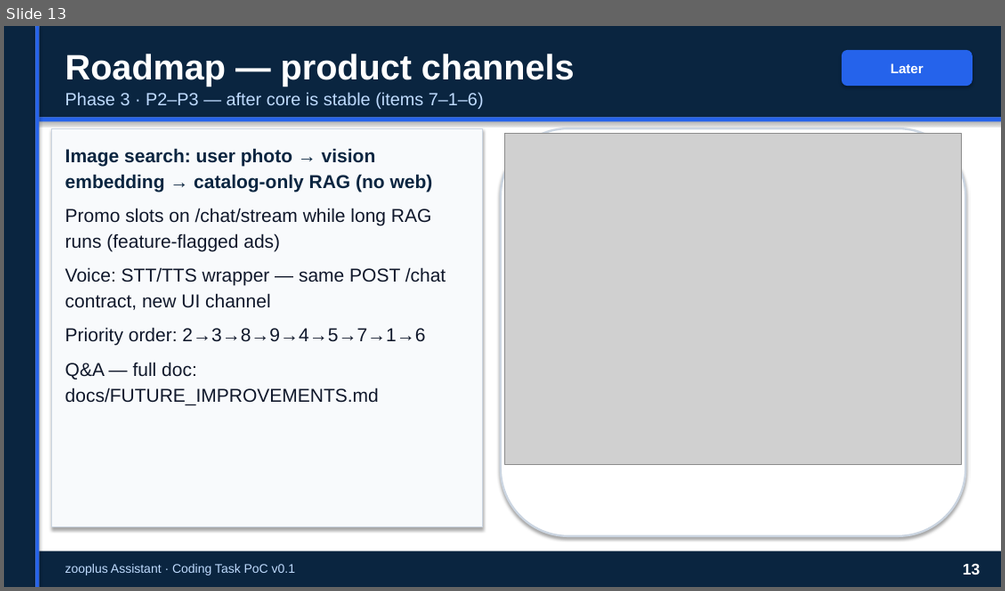
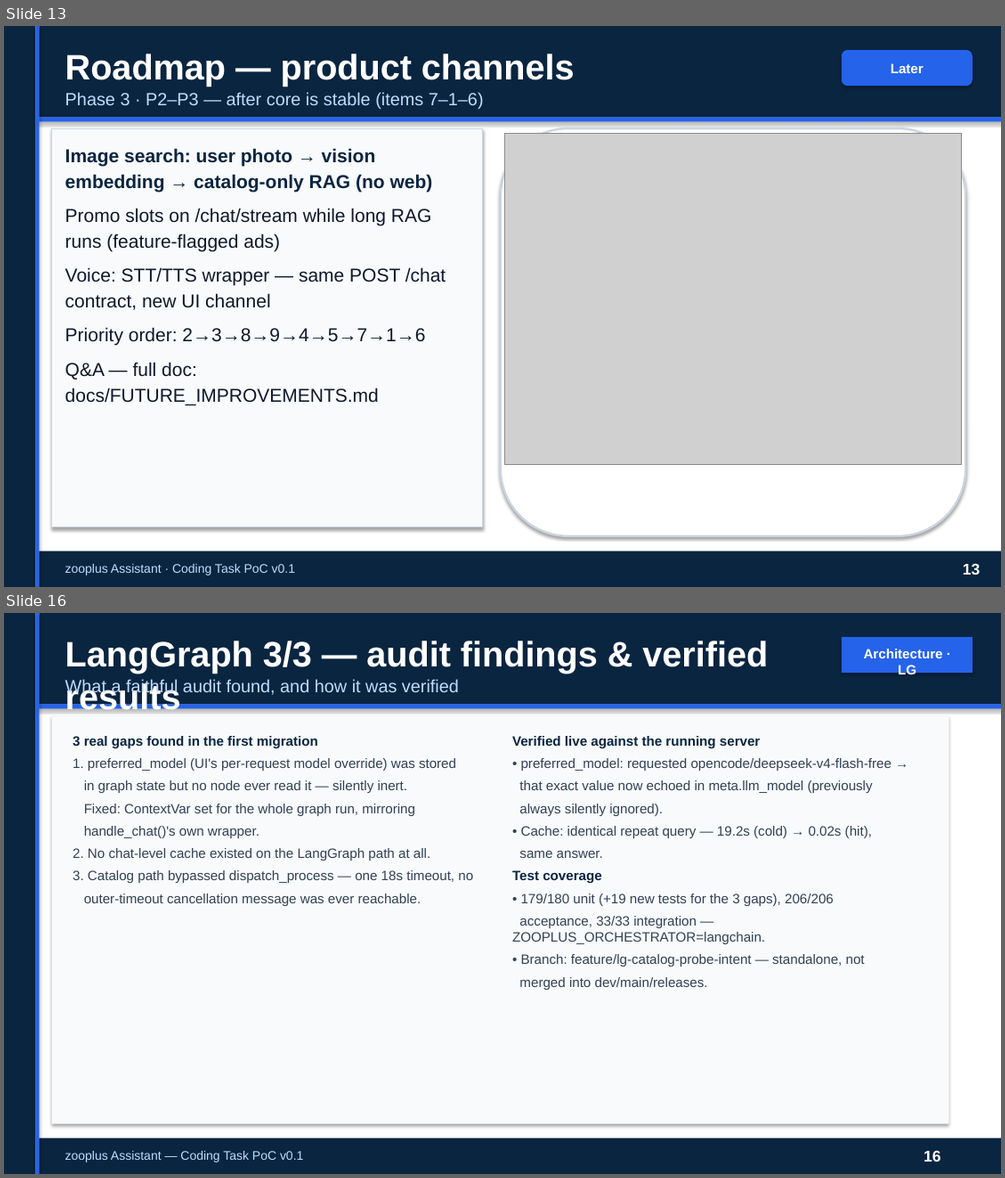
Before and after one commit to peluzzza/PoCAssistantZooplus, a slide deck: docs/deliverables/v0.1/zooplus-assistant-interview-15min-pro.pptx. Shown one above the other, each under a label of ours: slide 13 before the commit, slides 13 and 16 after it; the slides between them are not shown. The pictures are 1005x591 and 1005x1178 pixels, drawn with LibreOffice and Linux fonts; fonts in the diff are those of the drawing; grey boxes stand for pictures. Boxes give left, top, right and bottom in pixels: in the first picture for what was removed or moved away, otherwise in the second. Text is boxed around its words. In the diff, an @@ line names an element or a change of style, - is before the commit and + after.

Commit message:
docs(ppt): expand LangGraph slide into 3 technical slides (topology, node-by-node calls, audit findings + verified results)

```diff
--- a/docs/deliverables/v0.1/zooplus-assistant-interview-15min-pro.pptx
+++ b/docs/deliverables/v0.1/zooplus-assistant-interview-15min-pro.pptx
@@ slide 16 added at bbox=[4, 613, 1001, 1174], background #FFFFFF @@
@@ rectangle added at bbox=[4, 613, 35, 1174], fill #0A2540 @@
@@ rectangle added at bbox=[35, 613, 39, 1174], fill #2563EB @@
@@ rectangle added at bbox=[39, 613, 1001, 1174], fill #FFFFFF @@
@@ rectangle added at bbox=[39, 613, 1001, 705], fill #0A2540 @@
@@ rectangle added at bbox=[841, 637, 972, 673], fill #2563EB @@
@@ text added at bbox=[65, 641, 768, 715], 34 pt, text #FFFFFF, bold @@
+LangGraph 3/3 — audit findings & verified results
@@ text added at bbox=[864, 649, 943, 678], 13 pt, text #FFFFFF, bold @@
+Architecture · LG
@@ text added at bbox=[65, 679, 459, 697], 17 pt, text #BFDBFE @@
+What a faithful audit found, and how it was verified
@@ rectangle added at bbox=[39, 705, 1001, 709], fill #2563EB @@
@@ rectangle added at bbox=[52, 716, 949, 1124], fill #F8FAFC @@
@@ text added at bbox=[73, 736, 473, 906], 13 pt, text #334155 @@
+3 real gaps found in the first migration
+1. preferred_model (UI's per-request model override) was stored
+in graph state but no node ever read it — silently inert.
+Fixed: ContextVar set for the whole graph run, mirroring
+handle_chat()'s own wrapper.
+2. No chat-level cache existed on the LangGraph path at all.
+3. Catalog path bypassed dispatch_process — one 18s timeout, no
+outer-timeout cancellation message was ever reachable.
@@ text added at bbox=[512, 736, 891, 989], 13 pt, text #334155 @@
+Verified live against the running server
+• preferred_model: requested opencode/deepseek-v4-flash-free →
+that exact value now echoed in meta.llm_model (previously
+always silently ignored).
+• Cache: identical repeat query — 19.2s (cold) → 0.02s (hit),
+same answer.
+Test coverage
+• 179/180 unit (+19 new tests for the 3 gaps), 206/206
+acceptance, 33/33 integration — ZOOPLUS_ORCHESTRATOR=langchain.
+• Branch: feature/lg-catalog-probe-intent — standalone, not
+merged into dev/main/releases.
@@ rectangle added at bbox=[39, 1138, 1001, 1174], fill #0A2540 @@
@@ text added at bbox=[65, 1151, 303, 1162], 12 pt, text #BFDBFE @@
+zooplus Assistant — Coding Task PoC v0.1
@@ text added at bbox=[923, 1150, 940, 1161], 15 pt, text #FFFFFF, bold @@
+16
```
Also in this commit, not shown: 2 slides changed, 1 other slide added, 1 other file.
